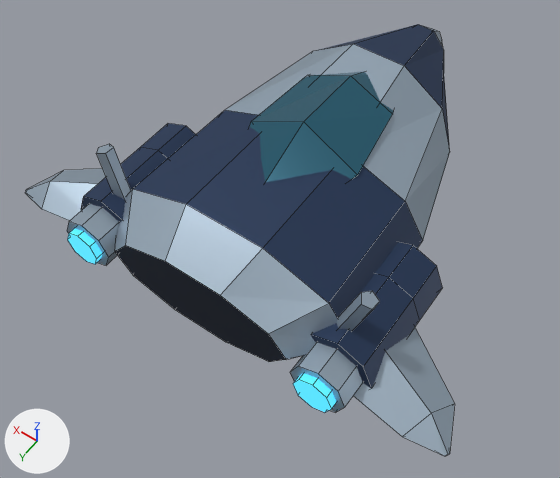
Two versions of the Blender file assets/models/scenery/shipyard-cargo-tug.blend, one commit apart.
One viewpoint serves both versions: a 50 mm lens placed at (-2.24, 3.66, 5.25), pointed at (0.03, 0.48, 0.25). The axes (+X, +Y, +Z) are drawn at lower left. The lights are the same throughout. The picture after the commit comes second. Mesh edges are drawn as thin lines.

The scene before the commit, as lines of its bpy script (objects in view):
```python
me_shipyard_cargo_tug = bpy.data.meshes.new('shipyard-cargo-tug')
me_shipyard_cargo_tug.from_pydata(...)  # 268 vertices, 205 faces; spans x -1.97..1.97, y -1.93..1.63, z 0.0..1.38
# faces by material slot: [7, 93, 59, 14, 20, 12]
me_shipyard_cargo_tug.materials.append(mat_recessed_joints)  # dark blue #172132
me_shipyard_cargo_tug.materials.append(mat_orbital_cargo_tug_bevel)  # greyish blue #9eafbe
me_shipyard_cargo_tug.materials.append(mat_orbital_cargo_tug_body)  # dark blue #273b5b
me_shipyard_cargo_tug.materials.append(mat_tug_cockpit_canopy)  # dark cyan #296074
me_shipyard_cargo_tug.materials.append(mat_tug_ion_thrusters)  # cyan #3ba0c2, glowing cyan #3ba0c2
me_shipyard_cargo_tug.materials.append(mat_orbital_cargo_tug_pilot_lights)  # orange #e1a95f, glowing orange #e1a95f
ob_shipyard_cargo_tug = bpy.data.objects.new('shipyard-cargo-tug', me_shipyard_cargo_tug)
ob_shipyard_cargo_tug.location = (0.0, 0.0, 0.0)
```
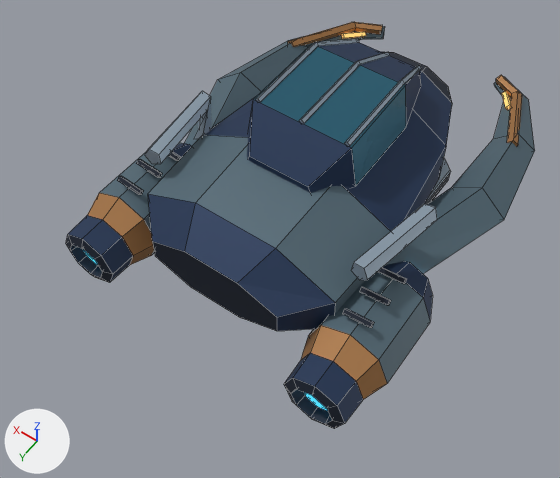
Changed parts and their boxes [x1, y1, x2, y2] in the pictures (560 x 478 px; the box of a moved part takes in the faces that stretch with it):
'shipyard-cargo-tug', reshaped (9% wider)
    before: [25, 24, 455, 456]
    after: [66, 22, 535, 429]
part 1 of me_shipyard_cargo_tug, moved or reshaped (not visible before)
    after: [502, 91, 511, 110]
part 2 of me_shipyard_cargo_tug, added (mostly hidden)
    after: [304, 392, 328, 411]
part 3 of me_shipyard_cargo_tug, moved or reshaped (not visible before)
    after: [377, 267, 407, 284]
part 4 of me_shipyard_cargo_tug, added
    after: [360, 287, 391, 305]
part 5 of me_shipyard_cargo_tug, added
    after: [342, 308, 374, 328]
part 6 of me_shipyard_cargo_tug, added
    after: [341, 31, 366, 39]
part 7 of me_shipyard_cargo_tug, added
    after: [168, 152, 180, 161]
part 8 of me_shipyard_cargo_tug, added
    after: [136, 159, 162, 178]
part 9 of me_shipyard_cargo_tug, added
    after: [117, 176, 144, 195]
part 10 of me_shipyard_cargo_tug, rebuilt (9% narrower, 17% shorter)
    before: [115, 24, 450, 362]
    after: [148, 52, 452, 331]
part 11 of me_shipyard_cargo_tug, rebuilt
    before: [81, 123, 196, 223]
    after: [66, 143, 192, 283]
part 12 of me_shipyard_cargo_tug, rebuilt
    before: [311, 242, 442, 388]
    after: [284, 261, 433, 429]
part 13 of me_shipyard_cargo_tug, rebuilt
    before: [249, 72, 393, 182]
    after: [247, 43, 421, 193]
part 14 of me_shipyard_cargo_tug, deleted
    before: [25, 144, 455, 456]
part 15 of me_shipyard_cargo_tug, added
    after: [144, 22, 535, 280]

Edits to the bpy script that builds the scene:
```text
Change me_shipyard_cargo_tug:
    remove me_shipyard_cargo_tug.from_pydata(...)  # 268 vertices, 205 faces; spans x -1.97..1.97, y -1.93..1.63, z 0.0..1.38
    add me_shipyard_cargo_tug.from_pydata(...)  # 482 vertices, 398 faces; spans x -1.42..1.42, y -2.2..1.63, z 0.0..1.45
    me_shipyard_cargo_tug part 1: the loose piece of 8 vertices spanning x -0.88..-0.73, y -0.48..-0.14, z 0.66..0.75 is multiplied about its middle by the matrix ((-0.722, 0.226, 0.09), (-0.24, -0.708, -0.15), (0.039, -0.171, 0.742)), then moved by (-0.02, -1.55, -0.23)
    me_shipyard_cargo_tug part 2: a new loose piece, an 8-sided cylinder along y spanning x -1.18..-0.92, y 1.51..1.55, z 0.28..0.54, in mat_tug_ion_thrusters (cyan #3ba0c2, glowing cyan #3ba0c2)
    me_shipyard_cargo_tug part 3: the loose piece of 8 vertices spanning x 0.73..0.88, y -0.48..-0.14, z 0.66..0.75 is multiplied about its middle by the matrix ((-0.151, -0.657, 0.056), (0.659, -0.151, 0.0), (0.012, 0.054, 0.674)), then moved by (-1.84, 0.93, 0.08), in mat_recessed_joints (dark blue #172132)
    me_shipyard_cargo_tug part 4: the loose piece of 8 vertices spanning x -0.88..-0.73, y -0.48..-0.14, z 0.66..0.75 is copied, and the copy is multiplied about its middle by the matrix ((0.151, -0.657, 0.056), (0.659, 0.151, 0.0), (-0.012, 0.054, 0.674)), then moved by (-0.23, 1.15, 0.08), in mat_recessed_joints (dark blue #172132); it spans x -1.15..-0.92, y 0.81..0.87, z 0.74..0.82
    me_shipyard_cargo_tug part 5: the loose piece of 8 vertices spanning x -0.88..-0.73, y -0.48..-0.14, z 0.66..0.75 is copied, and the copy is multiplied about its middle by the matrix ((0.151, -0.657, 0.056), (0.659, 0.151, 0.0), (-0.012, 0.054, 0.674)), then moved by (-0.23, 1.37, 0.08), in mat_recessed_joints (dark blue #172132); it spans x -1.15..-0.92, y 1.03..1.09, z 0.74..0.82
    me_shipyard_cargo_tug part 6: the loose piece of 8 vertices spanning x 0.73..0.88, y -0.48..-0.14, z 0.66..0.75 is copied, and the copy is multiplied about its middle by the matrix ((-0.722, -0.226, -0.09), (0.24, -0.708, -0.15), (-0.039, -0.171, 0.742)), then moved by (0.02, -1.55, -0.23); it spans x 0.73..0.91, y -1.99..-1.74, z 0.42..0.53
    me_shipyard_cargo_tug part 7: the loose piece of 8 vertices spanning x 0.73..0.88, y -0.48..-0.14, z 0.66..0.75 is copied, and the copy is multiplied about its middle by the matrix ((0.151, 0.657, -0.056), (-0.659, 0.151, 0.0), (0.012, 0.054, 0.674)), then moved by (0.23, 0.93, 0.08), in mat_recessed_joints (dark blue #172132); it spans x 0.92..1.15, y 0.59..0.65, z 0.74..0.82
    me_shipyard_cargo_tug part 8: the loose piece of 8 vertices spanning x 0.73..0.88, y -0.48..-0.14, z 0.66..0.75 is copied, and the copy is multiplied about its middle by the matrix ((0.151, 0.657, -0.056), (-0.659, 0.151, 0.0), (0.012, 0.054, 0.674)), then moved by (0.23, 1.15, 0.08), in mat_recessed_joints (dark blue #172132); it spans x 0.92..1.15, y 0.81..0.87, z 0.74..0.82
    me_shipyard_cargo_tug part 9: the loose piece of 8 vertices spanning x 0.73..0.88, y -0.48..-0.14, z 0.66..0.75 is copied, and the copy is multiplied about its middle by the matrix ((0.151, 0.657, -0.056), (-0.659, 0.151, 0.0), (0.012, 0.054, 0.674)), then moved by (0.23, 1.37, 0.08), in mat_recessed_joints (dark blue #172132); it spans x 0.92..1.15, y 1.03..1.09, z 0.74..0.82
    me_shipyard_cargo_tug part 10: the loose piece of 60 vertices spanning x -1.07..1.07, y -1.93..1.54, z 0.0..1.29 is rebuilt with 48 vertices and now spans x -0.9..0.9, y -1.45..1.35, z 0.17..1.11
    me_shipyard_cargo_tug part 11: the loose piece of 24 vertices spanning x 0.76..1.34, y 0.36..1.35, z 0.28..0.86 is rebuilt with 56 vertices and now spans x 0.72..1.38, y 0.35..1.63, z 0.08..0.74
    me_shipyard_cargo_tug part 12: the loose piece of 24 vertices spanning x -1.34..-0.76, y 0.36..1.35, z 0.28..0.86 is rebuilt with 56 vertices and now spans x -1.38..-0.72, y 0.35..1.63, z 0.08..0.74
    me_shipyard_cargo_tug part 13: the loose piece of 20 vertices spanning x -0.48..0.48, y -1.11..0.74, z 0.94..1.38 is rebuilt with 16 vertices and now spans x -0.49..0.49, y -0.98..0.54, z 1.03..1.42
    me_shipyard_cargo_tug part 14: 8 loose pieces with 124 vertices, spanning x -1.97..1.97, y 0.55..1.63, z 0.35..1.21, are deleted
    me_shipyard_cargo_tug part 15: 210 vertices added at x -1.42..1.42, y -2.2..0.9, z 0.0..1.45
    other edits to the shape of me_shipyard_cargo_tug do not show in these pictures
    add me_shipyard_cargo_tug.materials.append(mat_tug_slate_thermal_panels)  # dark blue #556b77
    add me_shipyard_cargo_tug.materials.append(mat_tug_safety_enamel)  # brown #a67544
```
